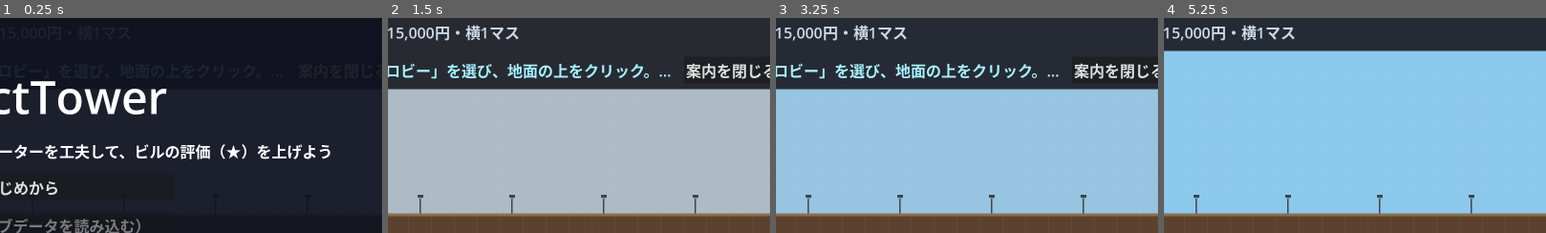
Above: before the commit, frames 1-4 (left to right).
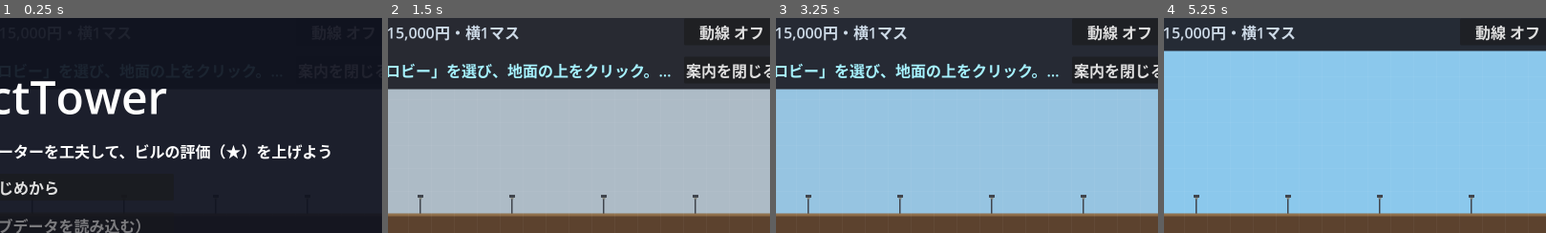
Above: after the commit, the same moments.

Repository: Toshiaki0315/ProjectTower
Game: Godot game, scene res://scenes/main.tscn
The game is run twice, just before and just after one commit, with the same random seed, the same clock (stepped at 60 frames per second) and the same inputs.
Inputs (mouse positions are % of the whole screen's width and height, from its top left):
- Up to frame 1 (0.25 s): no input
- Up to frame 2 (1.5 s): click (92, 18) at 0.5 s, where only the run after the commit has a clickable "動線 オフ"; click "はじめから" at 1.25 s
- Up to frame 3 (3.25 s): click "1x" at 2 s; click "4x" at 2.75 s
- Up to frame 4 (5.25 s): click "16x" at 3.5 s; click "ロビー" at 4.25 s; click "案内を閉じる" at 5 s
The pictures show only the part of the screen within x 47-97%, y 15-65%; the shares and areas given below are measured in that part.

The runs differ from the first frame. In frame 2, 0.6% of the frame differs, in the area x 81-98%, y 3-11%; in frame 3, 0.6%; in frame 4, 0.6%.

Commit message:
feat: 動線表示（人の通り道を線で出す。既定はオフ）
- 「建設」の行の「動線」ボタンと R キーで切り替え
- grid_overlay.draw_route() が移動中の住人の通り道を描く（濃い縁取り付き）
- 描画だけの機能で、経路探索や移動の計算には触らない
- テストの早送りを倍率2倍・3組に戻して安定させた（3分43秒→2分13秒）

Co-Authored-By: Claude Opus 5 <noreply@anthropic.com>

Diff:
--- a/scripts/main.gd
+++ b/scripts/main.gd
@@ -68,6 +68,8 @@
 	get: return ui.stats_label
 var speed_button: Button:
 	get: return ui.speed_button
+var route_button: Button:
+	get: return ui.route_button
 var mode_select: OptionButton:
 	get: return ui.mode_select
 var mode_info_label: Label:
@@ -115,6 +117,7 @@
 var started := false               # ゲームが始まっているか（タイトル画面の間は false）
 var drag_button := 0               # 押したままなぞっているマウスのボタン（0なら押していない）
 var drag_last_cell := Vector2i.ZERO # なぞっている間に、最後に処理したマス
+var show_routes := false           # 動線（人の通り道）を線で表示するか
 var message_log: Array[String] = [] # ゲーム開始からのメッセージ（時刻つき）
 var last_message := ""             # 一番新しいメッセージ（時刻なし）
 
@@ -621,7 +624,7 @@
 		build_at(map_pos)
 
 # ショートカット。受け付けたら true
-#   F1 / H: 操作説明の開閉 / M: 音のオン・オフ / Esc: 開いているパネルを閉じる
+#   F1 / H: 操作説明の開閉 / M: 音のオン・オフ / R: 動線の表示 / Esc: 開いているパネルを閉じる
 #   ⌘L: メッセージの記録の開閉 / ⌘G: 収支のグラフの開閉
 #   ⌘+ / ⌘-: ゲーム画面の拡大・縮小 / ⌘0: 拡大率をもとに戻す
 #   ⌘S: セーブ / ⌘O: セーブデータの読み込み
@@ -634,6 +637,8 @@
 				help_panel.visible = not help_panel.visible
 			KEY_M:
 				audio_system.toggle_mute()
+			KEY_R:
+				toggle_routes()
 			KEY_ESCAPE:
 				return close_panels()
 			_:
@@ -669,6 +674,12 @@
 			closed = true
 	return closed
 
+# 動線（人の通り道）の表示を切り替える。見た目だけの機能で、経路探索や移動には触らない
+func toggle_routes() -> void:
+	show_routes = not show_routes
+	ui.update_route_button()
+	show_message("動線の表示を%sにしました（Rキーで切り替え）" % ("オン" if show_routes else "オフ"))
+
 # ゲームの速度を変える（ボタンの表示も合わせる）
 func set_speed(speed: int) -> void:
 	Engine.time_scale = speed
--- a/scripts/view/grid_overlay.gd
+++ b/scripts/view/grid_overlay.gd
@@ -5,6 +5,7 @@
 # - 画面に映っている範囲の背景グリッド線
 # - 建物1マスごとの枠線（隣り合う建物の境目がわかるように）
 # - カーソル下のマスの強調（緑: 操作できる / 赤: 操作できない）
+# - 動線（人の通り道。上部バーのボタン／Rキーで切り替え。既定はオフ）
 # TileMapLayerの子として追加するので、座標はタイルマップ座標系。
 # ---------------------------------------------------
 
@@ -16,6 +17,10 @@
 const PixelArt := preload("res://scripts/view/pixel_art.gd")
 const ENTRANCE_COLOR := Color(0.2, 0.42, 0.72)       # 1階の入口の庇（青）
 const SUBWAY_ENTRANCE_COLOR := Color(0.25, 0.65, 0.8) # 地下鉄駅の入口の庇（水色）
+const ROUTE_WIDTH := 1.5           # 動線の太さ（画面上のpx）
+const ROUTE_EDGE_COLOR := Color(0.05, 0.05, 0.1, 0.8) # 動線の縁取り（明るい建物の上でも見えるように）
+const ROUTE_ALPHA := 0.7           # 動線の濃さ
+const ROUTE_SELECTED_WIDTH := 3.0  # 選んでいる住人の動線は太く描く
 const HOME_COLOR := Color(1.0, 0.85, 0.2) # エレベーターの待機階の印
 const BOMB_COLOR := Color(1.0, 0.25, 0.2) # 爆破予告のマスの印
 const FIRE_COLORS := [Color(1.0, 0.5, 0.1), Color(1.0, 0.8, 0.2)] # 燃えているマス（交互に点滅）
@@ -57,6 +62,21 @@
 	if hover_visible:
 		hover_cell = world.tile_map.local_to_map(make_canvas_position_local(hover_screen_pos))
 
+# 住人の動線を、今いるところから行き先まで線で描く
+func draw_route(resident, tile_size: Vector2, px: float) -> void:
+	var points := PackedVector2Array([resident.position])
+	for cell: Vector2i in resident.path:
+		points.append(world.tile_map.map_to_local(cell))
+	var color: Color = resident.get_body_color()
+	color.a = ROUTE_ALPHA
+	var width: float = ROUTE_SELECTED_WIDTH if resident.selected else ROUTE_WIDTH
+	# 明るい建物の上でも見えるように、先に濃い色で縁取りしてから線を描く
+	draw_polyline(points, ROUTE_EDGE_COLOR, (width + 1.5) * px)
+	draw_polyline(points, color, width * px)
+	var goal := Rect2(points[-1] - tile_size / 4.0, tile_size / 2.0) # 行き先の印
+	draw_rect(goal, ROUTE_EDGE_COLOR, false, (width + 1.5) * px)
+	draw_rect(goal, color, false, width * px)
+
 func _draw() -> void:
 	var tile_size := Vector2(world.tile_map.tile_set.tile_size)
 	var px := 1.0 / get_global_transform_with_canvas().get_scale().x # 画面上の1pxの長さ
@@ -75,6 +95,12 @@
 	for cell in world.building_grid:
 		if world.building_grid[cell].origin == cell:
 			draw_rect(cells_rect(world.get_unit_cells(cell), tile_size).grow(-width / 2.0), BORDER_COLOR, false, width)
+
+	# 動線（人がこれから通る道すじ）。見た目だけの機能で、経路探索や移動には触らない
+	if world.show_routes:
+		for resident in world.residents:
+			if is_instance_valid(resident) and not resident.path.is_empty():
+				draw_route(resident, tile_size, px)
 
 	# カーソル下のマス
 	# 建設モードなら、建てたときに使うマス全体を強調する
--- a/scripts/view/ui.gd
+++ b/scripts/view/ui.gd
@@ -22,6 +22,7 @@
 var clock_label: Label     # 日付・時刻・天気
 var stats_label: Label     # ビルの状況（★・人口・社員・客室）
 var speed_button: Button   # ゲームの速度（押すたびに切り替わる）
+var route_button: Button   # 動線（人の通り道）の表示の切り替え
 var mode_select: OptionButton # 建設メニュー
 var mode_info_label: Label # 選んだものの建設費と大きさ
 var message_label: Label   # 操作結果のメッセージ（下から数行ぶん流れる）
@@ -194,6 +195,14 @@
 	mode_info_label.add_theme_color_override("font_color", Color(0.8, 0.85, 0.9))
 	build_row.add_child(mode_info_label)
 
+	# 動線（人の通り道）の表示。人が増えると線だらけになるので、既定はオフ
+	build_row.add_child(make_spacer())
+	route_button = Button.new()
+	route_button.custom_minimum_size.x = 100 * UI_SCALE
+	route_button.pressed.connect(func(): world.toggle_routes())
+	build_row.add_child(route_button)
+	update_route_button()
+
 	# --- はじめての案内（上部バーの下。画面の横幅いっぱいに出す） ---
 	var tutorial_box = HBoxContainer.new()
 	tutorial_box.add_theme_constant_override("separation", 12 * UI_SCALE)
@@ -233,6 +242,7 @@
 		"入口: 1階の左端と地下鉄駅（地下5階より深いところにだけ建てられる）。人は近い方の入口から出入りする",
 		"　地下鉄駅があると、店や映画館へ来る外からのお客さんが1駅につき5割増える（最大2倍）",
 		"速度: 上部バーの速度ボタンを押すたびに 1x → 4x → 16x → 1x と切り替わる",
+		"動線: 上部バーの「動線」ボタン（Rキー）で、人が通る道すじを線で表示する（人が多いと線だらけになるので既定はオフ）",
 		"ショートカット: F1・H（この説明の開閉） / Esc（開いているパネルを閉じる） / ⌘L（メッセージの記録） / ⌘+・⌘-（画面の拡大・縮小） / ⌘0（拡大率をもとに戻す）",
 		"収支のグラフ: ⌘G で、最近60日ぶんの決算の合計を棒グラフで見られる",
 		"音: M キーで音のオン・オフ（効果音とBGMは、波形からゲームの中で作っている）",
@@ -406,6 +416,11 @@
 	elif mode == "large_elevator":
 		info += "（全部の階に停まる。定員%d人・速さ1.5倍）" % ElevatorCar.LARGE_CAPACITY
 	return info
+
+# 動線の表示ボタンの見た目を、今の設定に合わせる
+func update_route_button() -> void:
+	if route_button:
+		route_button.text = "動線 オン" if world.show_routes else "動線 オフ"
 
 # 建設メニューの選択と説明を、今のモードに合わせる
 func update_mode_select():
--- a/tests/screenshot_test.gd
+++ b/tests/screenshot_test.gd
@@ -11,7 +11,7 @@
 # 保存先を省略すると user://screenshots に保存する。
 # 一部のシナリオだけ流すときは、環境変数 TEST_ONLY にシナリオの関数名の一部を入れる（例: TEST_ONLY=express）。
 # いくつかの組に分けて並べて実行するときは、TEST_SHARD に「番号/個数」を入れる（例: TEST_SHARD=1/3）。
-# まとめて流すには tools/run_tests.sh を使う（既定は4組に分けて並べて実行し、3分ほどで終わる）。
+# まとめて流すには tools/run_tests.sh を使う（既定は3組に分けて並べて実行し、2分半ほどで終わる）。
 # ※ テスト中のウィンドウは常に最前面に出る（マウスは受け付けないので操作の邪魔にはならない）。
 # ---------------------------------------------------
 
@@ -40,7 +40,7 @@
 	var shard_index := (int(shard.split("/")[0]) - 1) if shard.contains("/") else 0
 	var shard_count := int(shard.split("/")[1]) if shard.contains("/") else 1
 	var scenario_index := -1
-	for scenario in [run_empty_start_scenario, run_build_scenar …(1410 unchanged characters)… me_scenario, run_large_elevator_scenario]:
+	for scenario in [run_empty_start_scenario, run_build_scenar …(1410 unchanged characters)… me_scenario, run_large_elevator_scenario, run_routes_scenario]:
 		scenario_index += 1
 		if scenario_index % shard_count != shard_index:
 			continue # ほかの組が受け持つシナリオ
@@ -3884,9 +3884,11 @@
 # 1秒ぶんを1フレームで飛び越えてしまい、乗れない人が出る（実際の遊びと違う動きになる）。
 # そこで set_speed() では、今出ている fps の3分の1を超えない範囲で倍率を上げる
 #（画面の更新の上限は外してあるので、速い機械ほど速く終わる）。
-const SPEED_UP := 3.0
-
-# シナリオの早送り。scale はふだんの倍率で、機械（そのときのfps）が速ければ最大 SPEED_UP 倍まで上げる
+const SPEED_UP := 2.0
+
+# シナリオの早送り。scale はふだんの倍率で、機械（そのときのfps）が速ければ最大 SPEED_UP 倍まで上げる。
+# 待ち時間の上限（wait_until のタイムアウト）は実時間なので、倍率を下げすぎると逆に間に合わなくなる。
+# そのため倍率は始めに1回だけ決め、待っている間は変えない
 func set_speed(scale: float) -> void:
 	Engine.time_scale = clampf(Engine.get_frames_per_second() / 3.0, scale, scale * SPEED_UP)
 
@@ -4095,3 +4097,38 @@
 	await wait_frames(2)
 	await capture("large_elevator_01")
 	return true
+
+# シナリオ66: 動線表示（人の通り道を線で出す）
+# 上部バーのボタンとRキーで切り替えられ、既定はオフ。描くだけで移動には影響しない。
+# ---------------------------------------------------
+func run_routes_scenario() -> bool:
+	print("[シナリオ] 動線表示")
+	main.funds = 10000000
+	check(not main.show_routes, "動線の表示は最初はオフ")
+	check(main.route_button.text == "動線 オフ", "上部バーのボタンに今の状態が出る")
+
+	# 住人を1人置いて、遠くへ歩かせる
+	main.select_mode(main.MODE_RESIDENT)
+	await click_cell(Vector2i(-8, 17), MOUSE_BUTTON_LEFT)
+	var resident = main.selected_resident
+	check(resident != null, "住人モードで住人を置ける")
+	await click_cell(Vector2i(4, 17), MOUSE_BUTTON_LEFT)
+	check(not resident.path.is_empty(), "行き先を指示すると通り道ができる")
+	var steps: int = resident.path.size()
+
+	# Rキーでオンにすると線が出る
+	await press_key(KEY_R)
+	check(main.show_routes, "Rキーで動線の表示がオンになる")
+	check(main.route_button.text == "動線 オン", "ボタンの表示も切り替わる")
+	check(logged("動線の表示をオンにしました"), "切り替えたことがメッセージで出る")
+	check(resident.path.size() == steps, "動線を表示しても、通り道は変わらない（見た目だけ）")
+	focus_camera(Vector2i(-2, 17))
+	await wait_frames(2)
+	await capture("routes_01_on")
+
+	# ボタンでもオフに戻せる
+	main.route_button.pressed.emit()
+	check(not main.show_routes, "ボタンでオフに戻せる")
+	check(main.route_button.text == "動線 オフ", "ボタンの表示ももとに戻る")
+	await capture("routes_02_off")
+	return true
Not shown, changed: README.md
Not shown, changed: Tasks.md
Not shown, changed: docs/Game_Spec.md
Not shown, changed: tools/run_tests.sh
